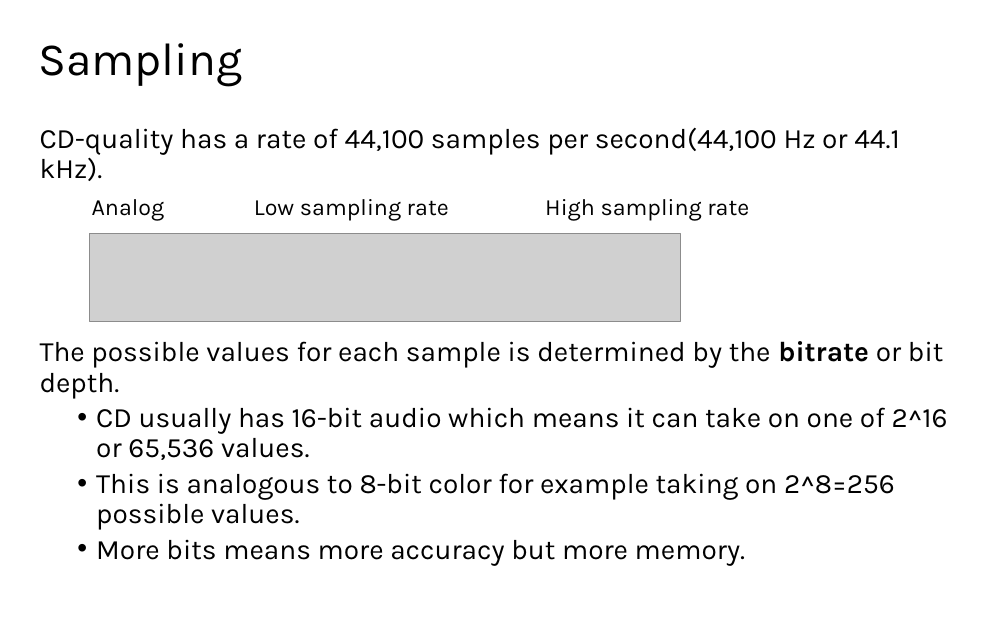
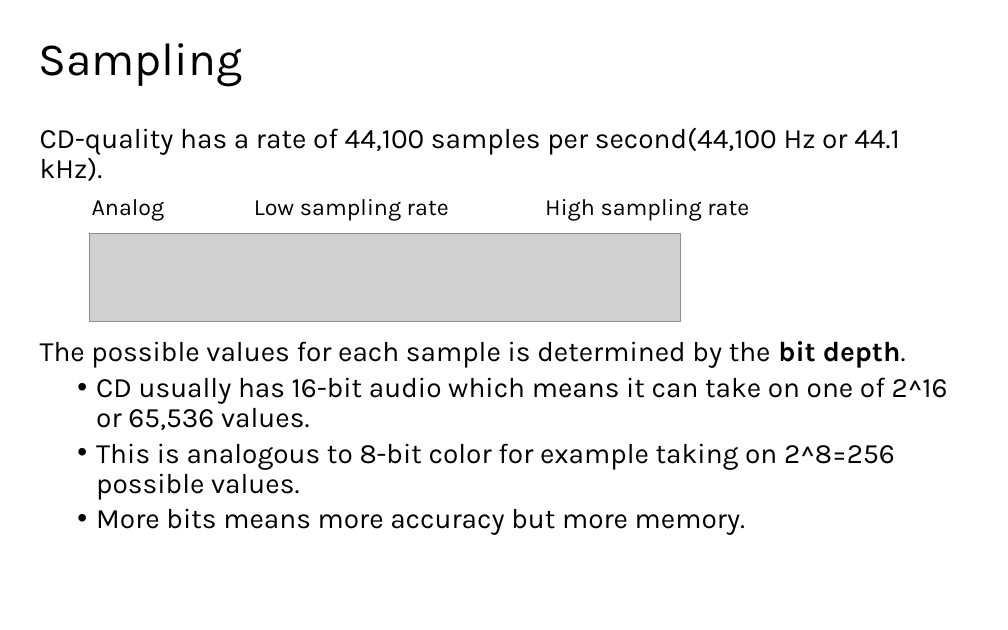
Before and after one commit to LongBaoNguyen/longbaonguyen.github.io, a slide deck: slide 7 of courses/apcsp/lect15.pptx. Drawn at 1008x630 pixels with LibreOffice and Linux fonts; fonts in the diff are those of the drawing; grey boxes stand for pictures. Boxes give left, top, right and bottom in pixels: in the first picture for what was removed or moved away, otherwise in the second. Text is boxed around its words. In the diff, an @@ line names an element or a change of style, - is before the commit and + after.

```diff
--- a/courses/apcsp/lect15.pptx
+++ b/courses/apcsp/lect15.pptx
@@ text at (x1=40, y1=341, x2=906, y2=368): text changed @@
-The possible values for each sample is determined by the bitrate or bit depth.
+The possible values for each sample is determined by the bit depth.
```
Also in this commit, not shown: 21 other files.
